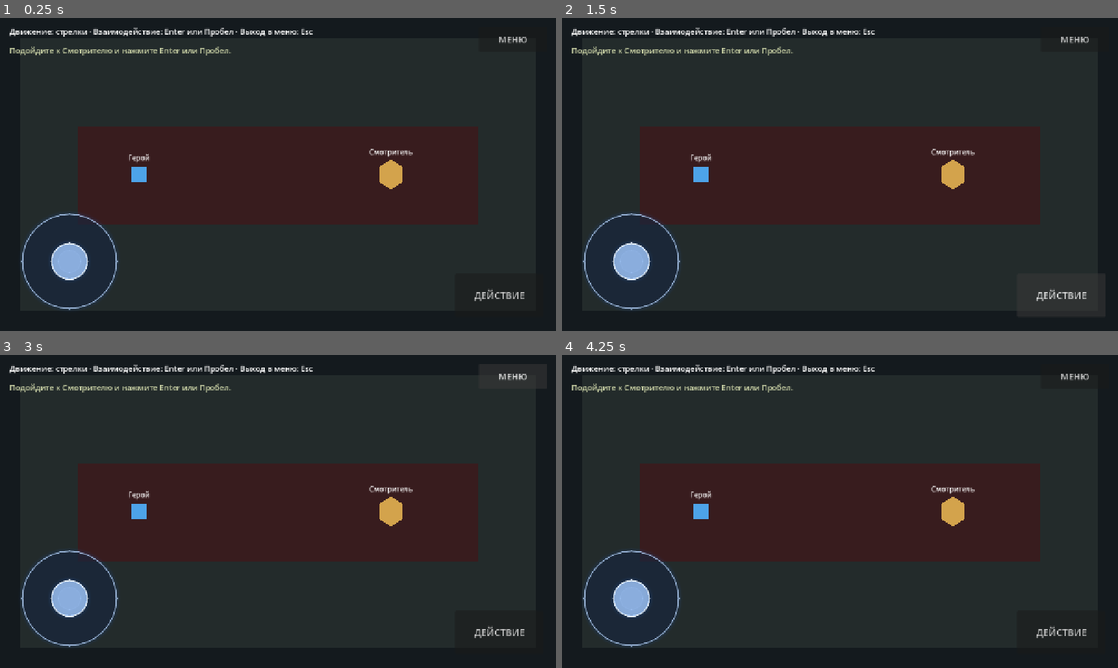
Above: before the commit, frames 1-4 (two rows, left to right).
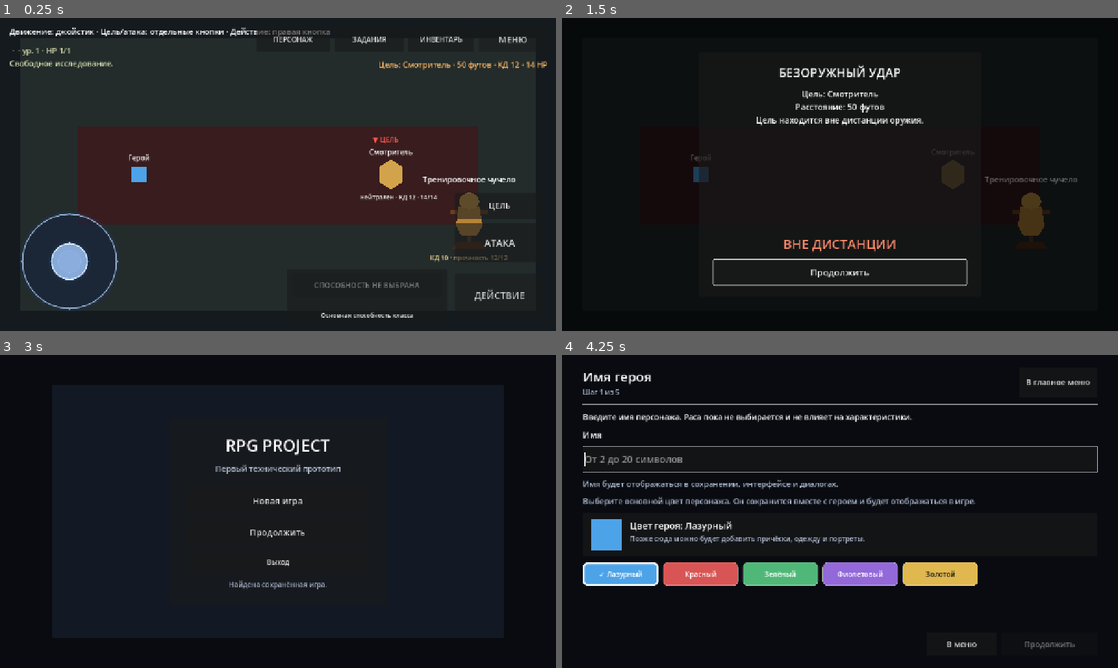
Above: after the commit, the same moments.

Repository: eretenkodaniil16-rgb/rpg-project
Game: Godot game, scene res://scenes/game/game.tscn
Two runs of this game, one before a commit and one after it. Both use one fixed random seed, a clock stepped at 60 frames per second and the inputs below. This scene is started directly instead of the project's main scene.
Inputs (mouse positions are in pixels of both pictures, inside the frame that each line leads up to):
- Up to frame 1 (0.25 s): no input
- Up to frame 2 (1.5 s): click (1062, 243) at 0.5 s, where only the run after the commit has a clickable "АТАКА"; click (1062, 296) at 1.25 s, where only the run before the commit has a clickable "ДЕЙСТВИЕ"
- Up to frame 3 (3 s): click (278, 608) at 2 s, where only the run after the commit has a clickable "Продолжить"; click "МЕНЮ" at 2.75 s
- Up to frame 4 (4.25 s): click (840, 502) at 3.5 s, where only the run after the commit has a clickable "Новая игра"

The runs differ from the first frame. In frame 1, 3.3% of the frame differs, in the area x 1-99%, y 2-96%; in frame 2, 60%; in frame 3, 40%; in frame 4, 71%, in the area x 1-97%, y 2-94%.
Error before the commit: Parse Error: Static function "is_ranged_weapon()" not found in base "DistanceSystem". (res://scripts/game/game.gd:298)

Commit message:
fix: restore ranged weapon classification helper

Diff:
--- a/scripts/systems/distance_system.gd
+++ b/scripts/systems/distance_system.gd
@@ -31,5 +31,10 @@
 	return weapon_range_state(weapon, distance) in ["normal", "long"]
 
 
+static func is_ranged_weapon(weapon: Dictionary) -> bool:
+	var properties: Array = weapon.get("properties", []) as Array
+	return "ranged" in properties or "thrown" in properties
+
+
 static func format_distance(distance: int) -> String:
 	return "%d футов" % maxi(distance, 0)
